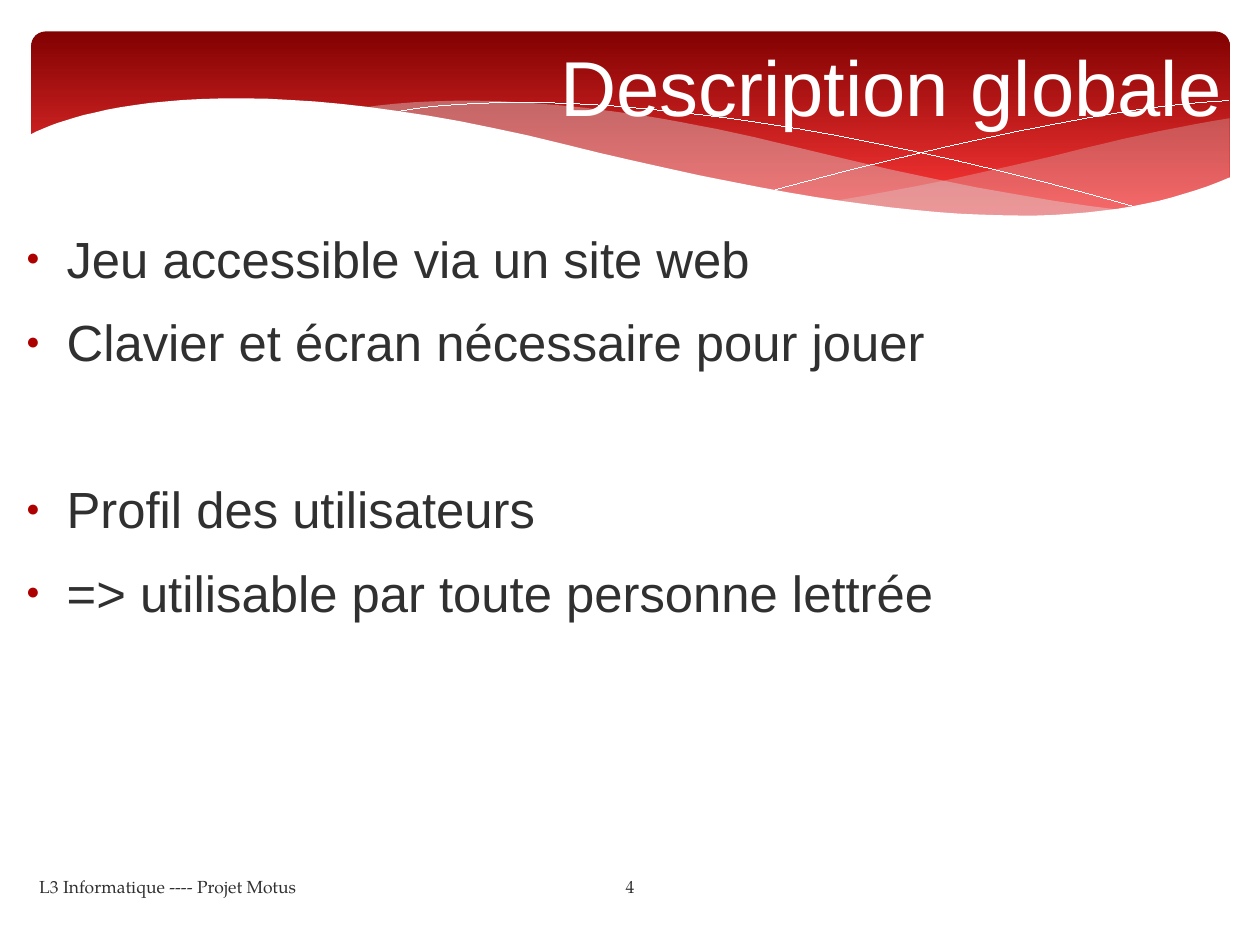
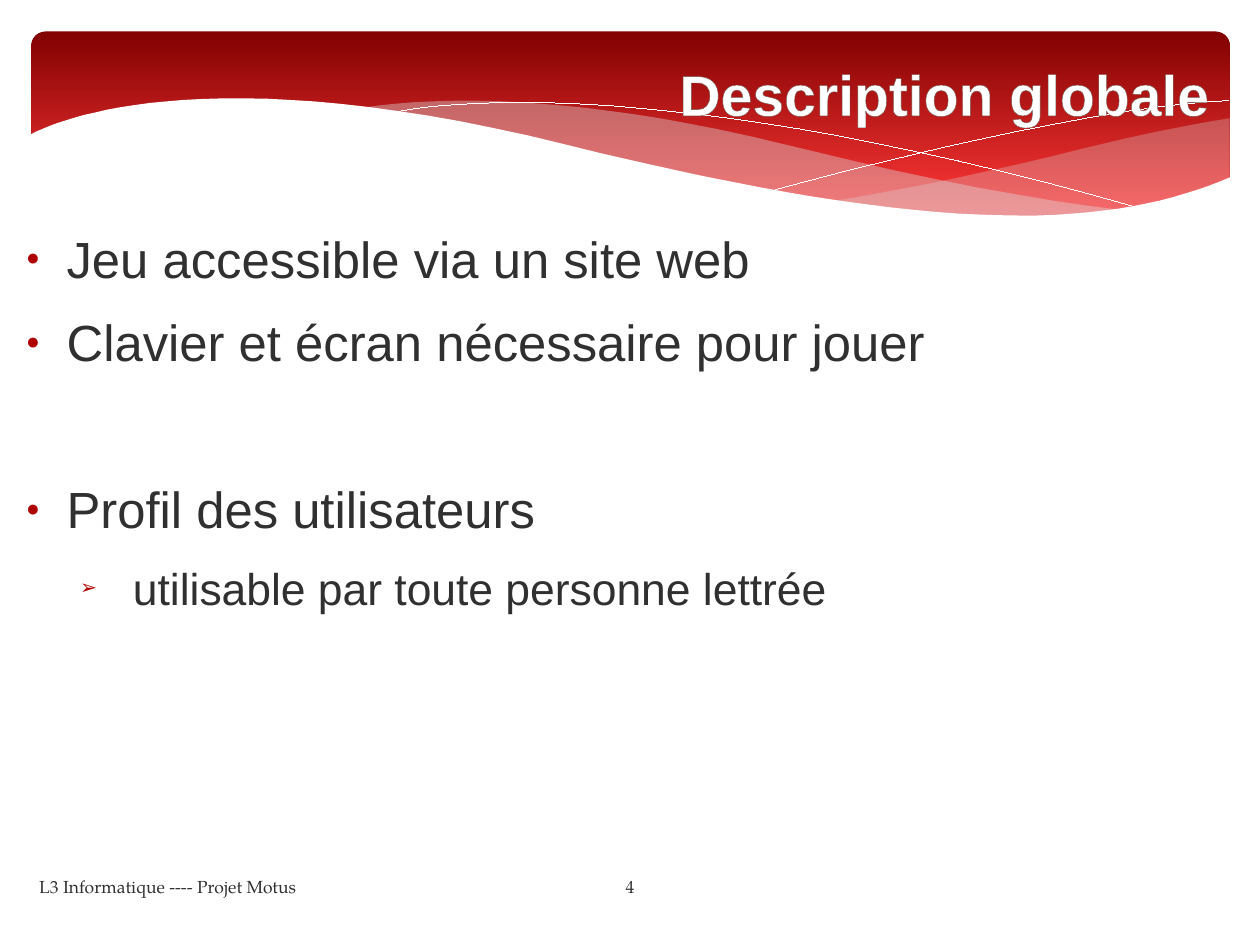
Before and after one commit to Yamihoshi/Projet-L3, a slide deck: slide 4 of powerpoint.pptx. Drawn at 1260x945 pixels with LibreOffice and Linux fonts; fonts in the diff are those of the drawing. Boxes give left, top, right and bottom in pixels: in the first picture for what was removed or moved away, otherwise in the second. Text is boxed around its words. In the diff, an @@ line names an element or a change of style, - is before the commit and + after.

```diff
--- a/powerpoint.pptx
+++ b/powerpoint.pptx
@@ title "Description globale": place and size @@
-title "Description globale" at [560,59,1222,131]
+title "Description globale" at [679,74,1209,126]
@@ title "Description globale" at [679,74,1209,126]: size 49 to 36 pt, letter outline none to #726056 0.52 pt, bold on @@
@@ text at [133,572,826,614]: text changed; size 32 to 28 pt @@
-● => utilisable par toute personne lettrée
+  ➢ utilisable par toute personne lettrée
```
Also in this commit, not shown: 11 other slides changed, 1 slide added, 1 slide removed, 1 other file.
